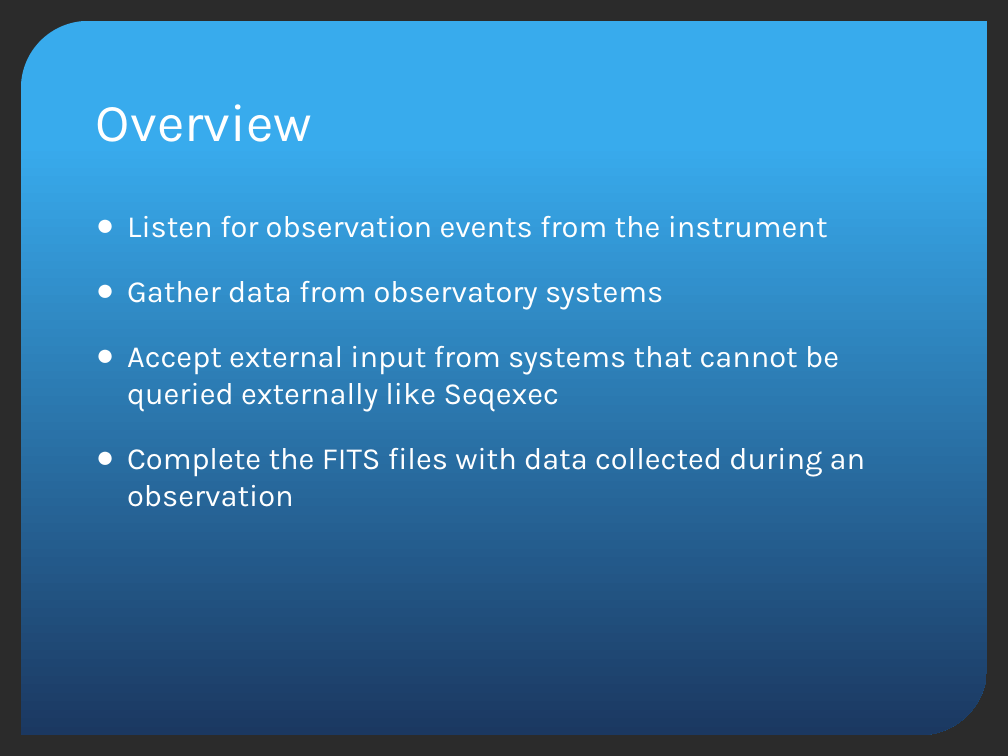
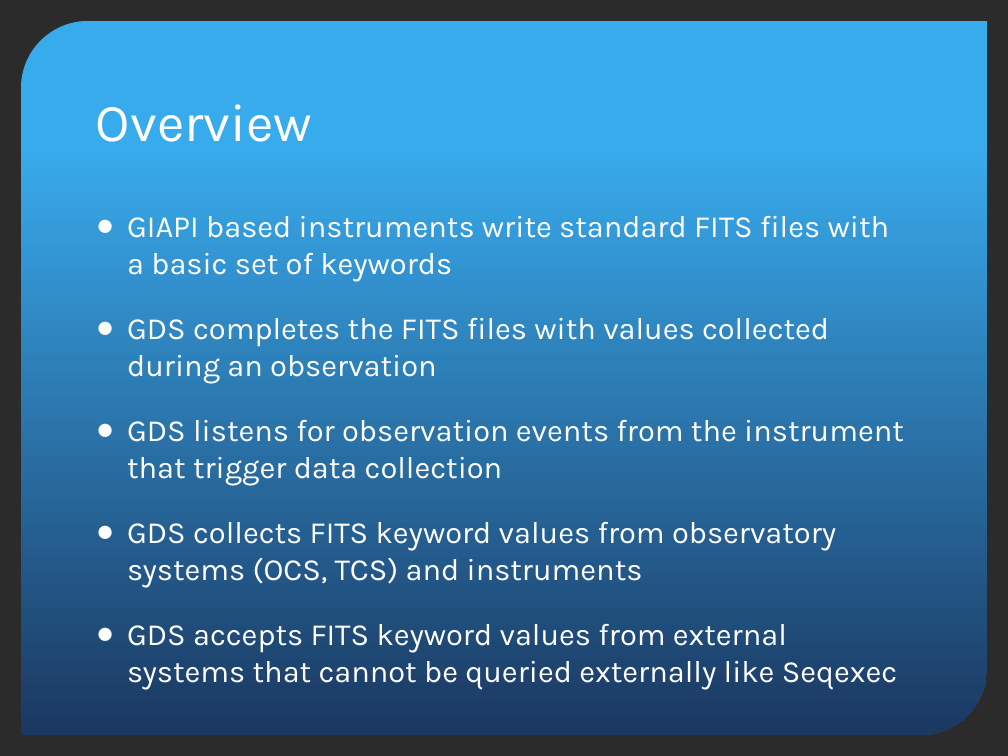
Before and after one commit to jluhrs/gmp, a slide deck: slide 4 of gds-api/src/main/doc/GDSDesignReview.pptx (slide 3 before the commit). Drawn at 1008x756 pixels with LibreOffice and Linux fonts; fonts in the diff are those of the drawing; background and template pictures are left out; a plain dark background stands for a picture behind light text. Boxes give left, top, right and bottom in pixels: in the first picture for what was removed or moved away, otherwise in the second. Text is boxed around its words. In the diff, an @@ line names an element or a change of style, - is before the commit and + after.

```diff
--- a/gds-api/src/main/doc/GDSDesignReview.pptx
+++ b/gds-api/src/main/doc/GDSDesignReview.pptx
@@ text at [127,216,904,689]: text changed @@
-● Listen for observation events from the instrument
-● Gather data from observatory systems
-● Accept external input from systems that cannot be queried externally like Seqexec
-● Complete the FITS files with data collected during an observation
+● GIAPI based instruments write standard FITS files with a basic set of keywords
+● GDS completes the FITS files with values collected during an observation
+● GDS listens for observation events from the instrument that trigger data collection
+● GDS collects FITS keyword values from observatory systems (OCS, TCS) and instruments
+● GDS accepts FITS keyword values from external systems that cannot be queried externally like Seqexec
```
Also in this commit, not shown: 9 other slides changed, 8 slides added, 2 slides removed.
